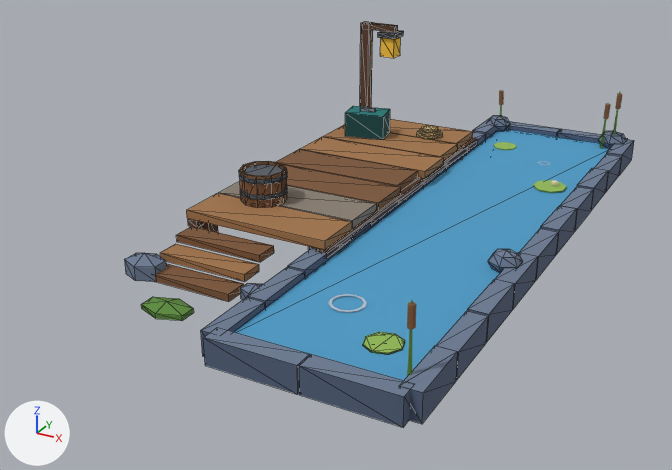
The glTF model raccoon/export/bld_fishing_spot_1x2.glb as it was, and as the next commit left it.
Before and after are seen from a camera (50 mm lens) standing at (1.03, -2.26, 1.05) and looking at (-0.12, -0.17, 0.0). The axes (+X, +Y, +Z) are drawn at lower left. The lights are the same throughout. The picture after the commit comes second. Mesh edges are drawn as thin lines on the coarser meshes. Where no turn or scale is listed for an object, it has been applied to the vertices. Vertices at exactly the same position are counted once.

The older version as bpy lines, for what is in view:
```python
me_bld_fishing_spot_1x2 = bpy.data.meshes.new('bld_fishing_spot_1x2')
me_bld_fishing_spot_1x2.from_pydata(...)  # 647 vertices, 950 faces; spans x -0.47..0.46, y -0.9..0.9, z 0.0..0.44
me_bld_fishing_spot_1x2.materials.append(mat_m_palette)  # picture img_palette
me_pr_lily_3 = bpy.data.meshes.new('pr_lily_3')
me_pr_lily_3.from_pydata(...)  # an 8-sided cylinder along z spanning x -0.0447..0.0447, y -0.0447..0.0447, z 0.001..0.005
me_pr_lily_3.materials.append(mat_m_palette)  # picture img_palette
ob_bld_fishing_spot_1x2 = bpy.data.objects.new('bld_fishing_spot_1x2', me_bld_fishing_spot_1x2)
ob_bld_fishing_spot_1x2.location = (0.0, 0.0, 0.0)
ob_pr_lily_3 = bpy.data.objects.new('pr_lily_3', me_pr_lily_3)
ob_pr_lily_3.location = (0.3, -0.72, 0.049)
```
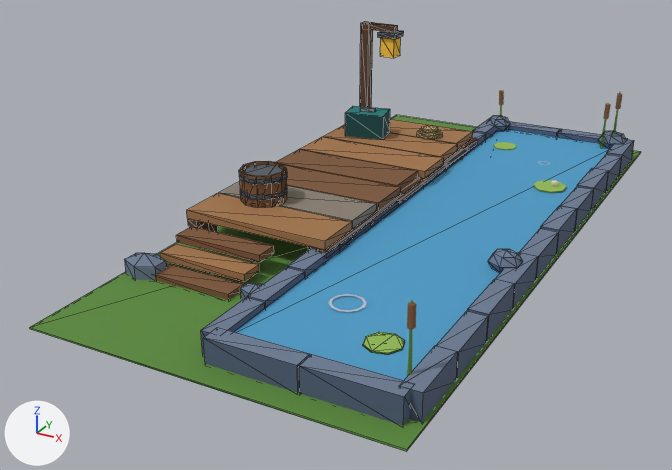
Where the change shows, as pixel boxes (x1, y1, x2, y2) in the pictures (672 x 470 px):
'bld_fishing_spot_1x2', reshaped (20% wider, 6% taller): before (124, 21, 634, 427); after (29, 21, 641, 452)
part 1 of me_bld_fishing_spot_1x2, deleted (green): before (141, 297, 194, 321)
part 2 of me_bld_fishing_spot_1x2, added: after (29, 115, 641, 452)

Diff of the bpy script that builds the scene:
```diff
--- a/raccoon/export/bld_fishing_spot_1x2.glb.py
+++ b/raccoon/export/bld_fishing_spot_1x2.glb.py
@@ me_bld_fishing_spot_1x2 @@
 # used by ob_bld_fishing_spot_1x2; location = (0.0, 0.0, 0.0)
-me_bld_fishing_spot_1x2.from_pydata(...)  # 647 vertices, 950 faces; spans x -0.47..0.46, y -0.9..0.9, z 0.0..0.44
+me_bld_fishing_spot_1x2.from_pydata(...)  # 642 vertices, 942 faces; spans x -0.47..0.47, y -0.97..0.97, z 0.0..0.44
+# me_bld_fishing_spot_1x2 part 1: the loose piece of 13 vertices spanning x -0.31..-0.19, y -0.79..-0.71, z 0.0..0.03 is deleted
+# me_bld_fishing_spot_1x2 part 2
+# 8 vertices are added at x -0.47..0.47, y -0.97..0.97, z 0.0
+# 10 new faces join them
 me_bld_fishing_spot_1x2.materials.append(mat_m_palette)
```
